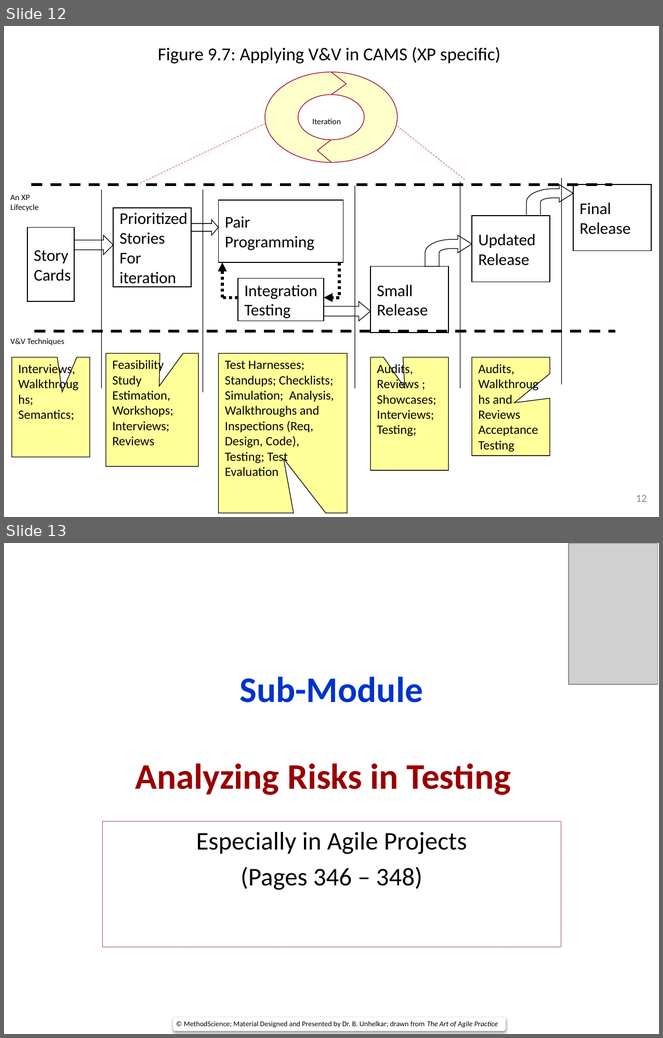
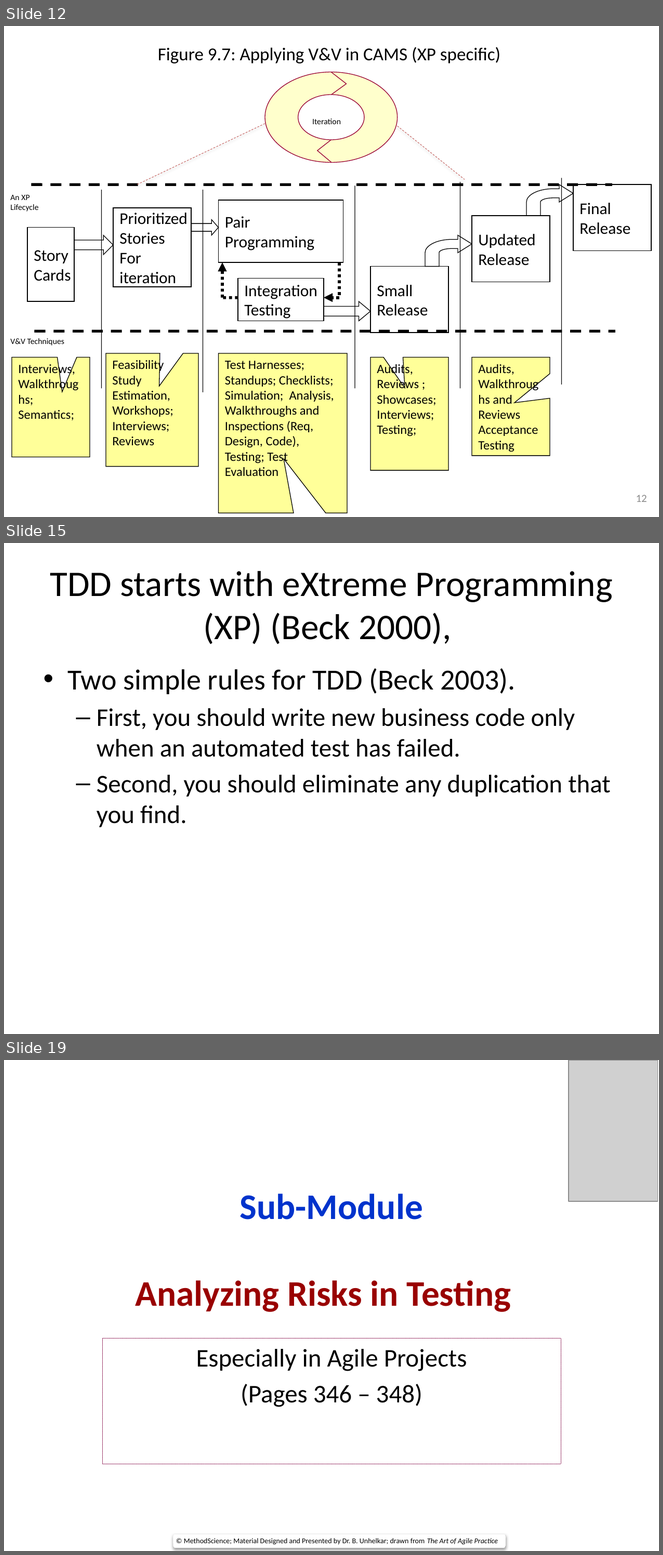
Before and after one commit to USNMasterEmSys2018/System-Engineering, a slide deck: Project management/APM_Week_15_CAMS_Quality & Testing.pptx. Shown one above the other, each under a label of ours: slides 12 and 13 before the commit, slides 12, 15 and 19 after it; the slides between them are not shown. The pictures are 663x1038 and 663x1555 pixels, drawn with LibreOffice and Linux fonts; fonts in the diff are those of the drawing; grey boxes stand for pictures. Boxes give left, top, right and bottom in pixels: in the first picture for what was removed or moved away, otherwise in the second. Text is boxed around its words. In the diff, an @@ line names an element or a change of style, - is before the commit and + after.

```diff
--- a/Project management/APM_Week_15_CAMS_Quality & Testing.pptx
+++ b/Project management/APM_Week_15_CAMS_Quality & Testing.pptx
@@ slide 15 added at (4, 543, 659, 1034), background #FFFFFF @@
@@ title added at (50, 571, 612, 644), 39.6 pt, text #000000 @@
+TDD starts with eXtreme Programming (XP) (Beck 2000),
@@ table added at (37, 679, 626, 705), 1 rows, 1 columns @@
+
@@ text added at (68, 668, 610, 827), 28 pt, text #000000 @@
+• Two simple rules for TDD (Beck 2003).
+  – First, you should write new business code only when an automated test has failed.
+  – Second, you should eliminate any duplication that you find.
@@ what was slide 13 is now slide 19 @@
```
Also in this commit, not shown: 1 slide changed, 5 other slides added.
